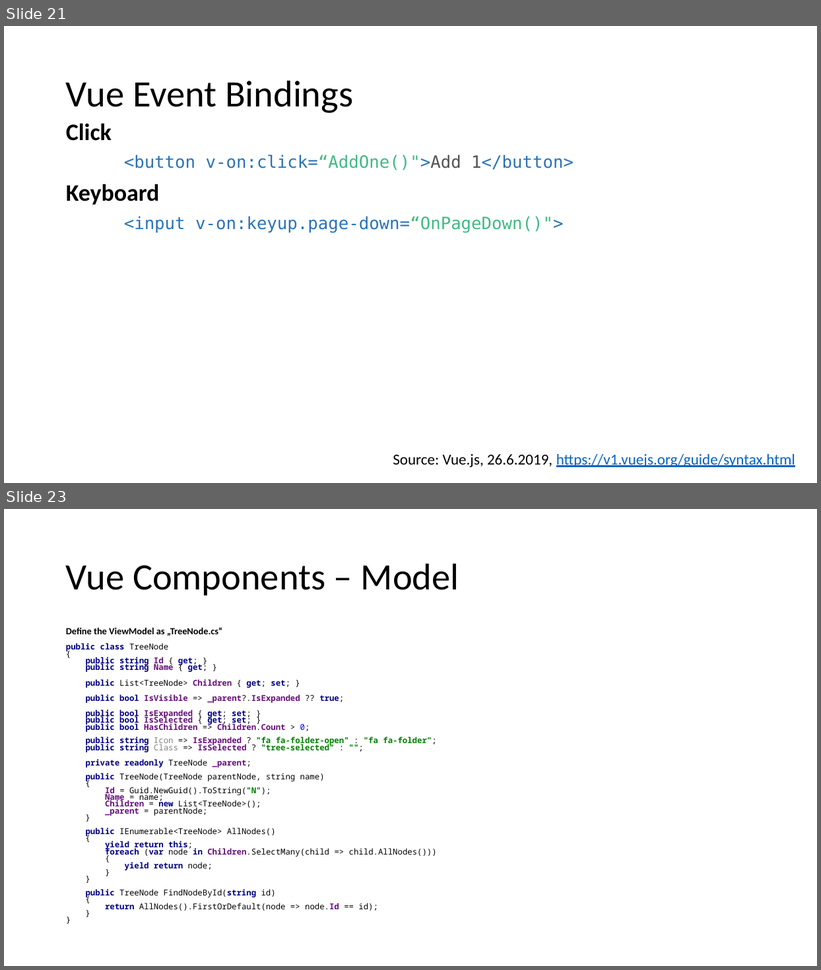
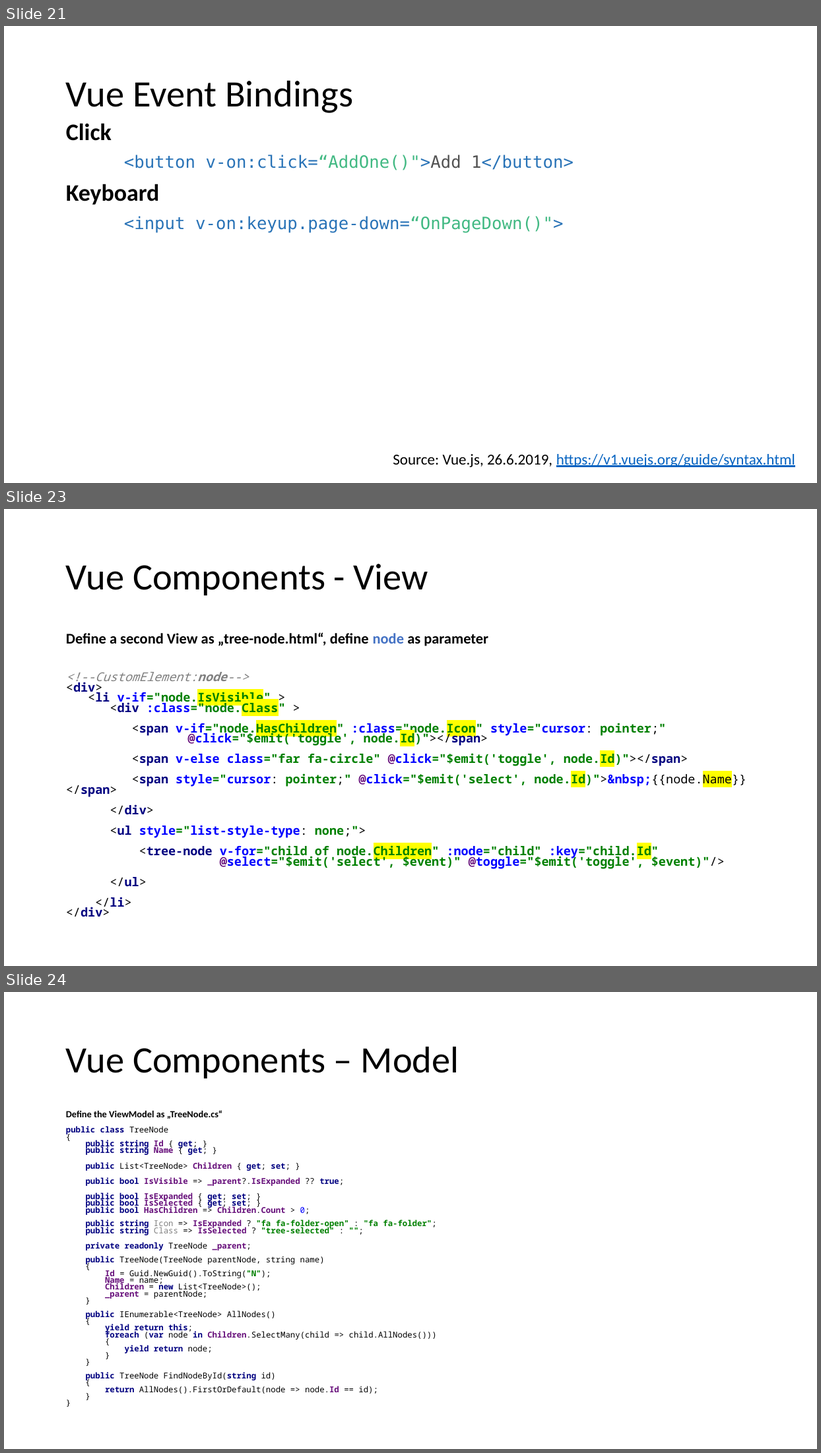
Before and after one commit to FrankPfattheicher/stonehenge.Chromely, a slide deck: stonehengeChromely.pptx. Shown one above the other, each under a label of ours: slides 21 and 23 before the commit, slides 21, 23 and 24 after it; the slides between them are not shown. The pictures are 821x970 and 821x1453 pixels, drawn with LibreOffice and Linux fonts; fonts in the diff are those of the drawing. Boxes give left, top, right and bottom in pixels: in the first picture for what was removed or moved away, otherwise in the second. Text is boxed around its words. In the diff, an @@ line names an element or a change of style, - is before the commit and + after.

```diff
--- a/stonehengeChromely.pptx
+++ b/stonehengeChromely.pptx
@@ slide 23 added at (4,509,817,966), background #FFFFFF @@
@@ title added at (66,564,428,595), 44 pt, text #000000 @@
+Vue Components - View
@@ text added at (66,632,746,917), 14.4 pt, text #008000, bold @@
+Define a second View as „tree-node.html“, define node as parameter
+<!--CustomElement:node-->
+<div>
+<li v-if="node.IsVisible" >
+<div :class="node.Class" >
+<span v-if="node.HasChildren" :class="node.Icon" style="cursor: pointer;"
+@click="$emit('toggle', node.Id)"></span>
+<span v-else class="far fa-circle" @click="$emit('toggle', node.Id)"></span>
+<span style="cursor: pointer;" @click="$emit('select', node.Id)">&nbsp;{{node.Name}}</span>
+</div>
+<ul style="list-style-type: none;">
+<tree-node v-for="child of node.Children" :node="child" :key="child.Id"
+@select="$emit('select', $event)" @toggle="$emit('toggle', $event)"/>
+</ul>
+</li>
+</div>
@@ what was slide 23 is now slide 24 @@
```
Also in this commit, not shown: 1 slide changed.
